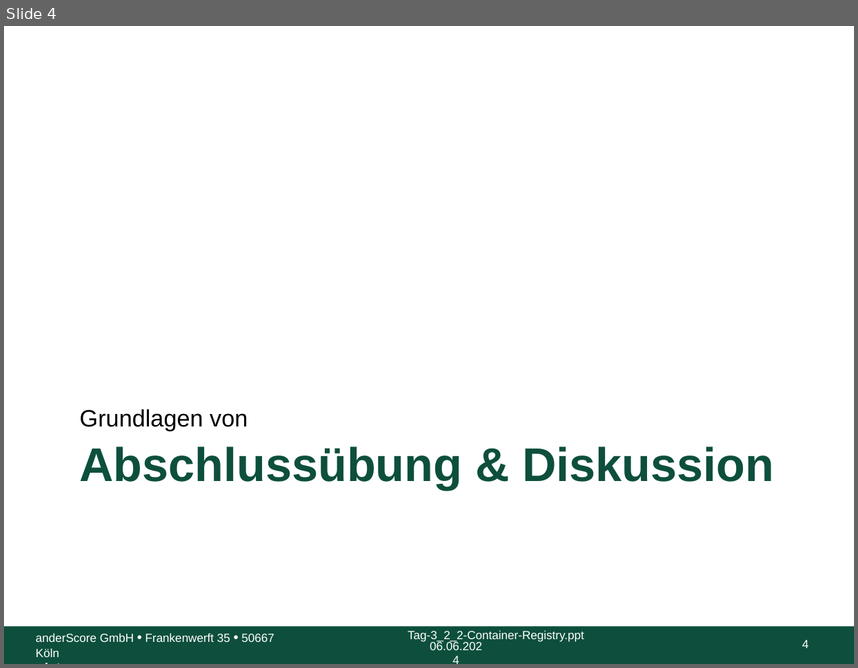
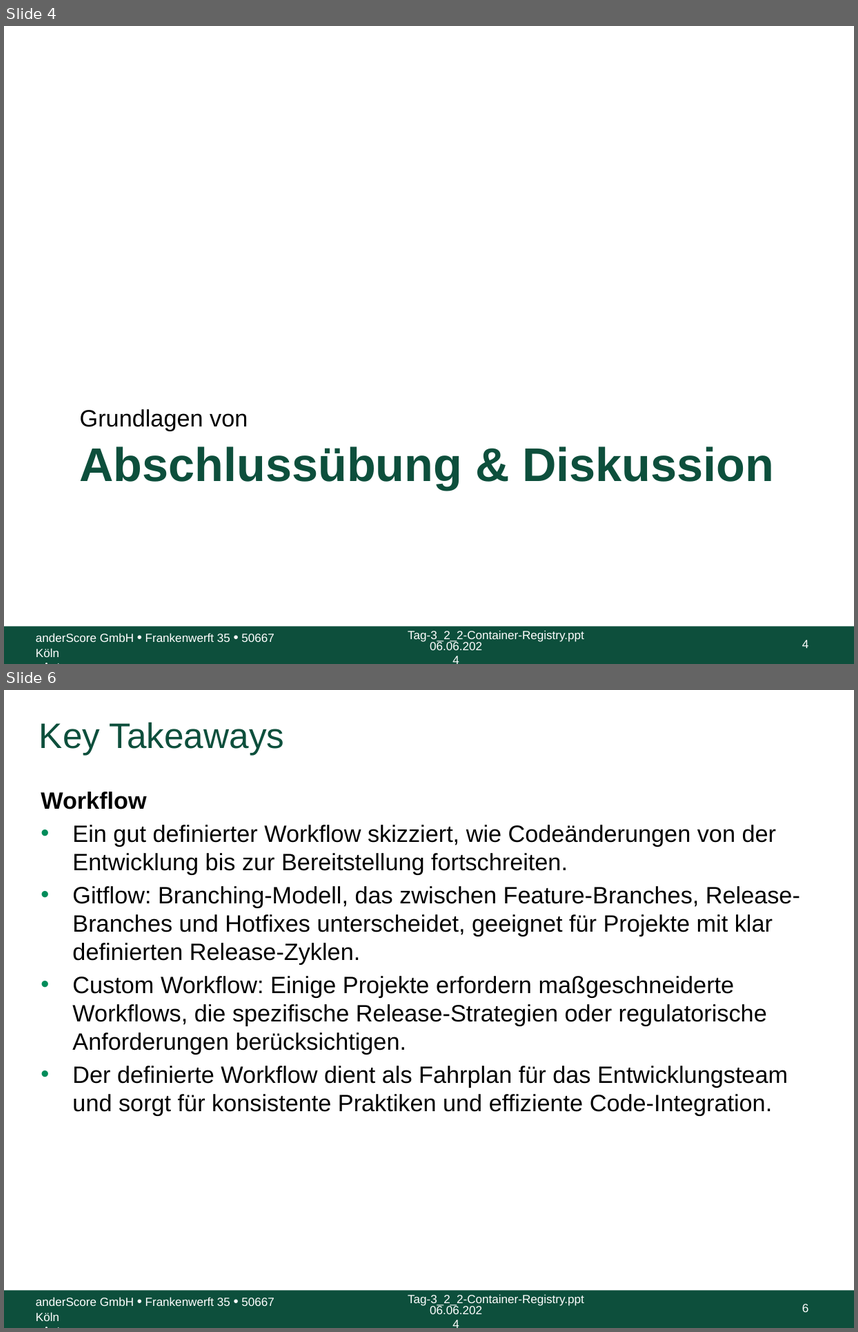
Before and after one commit to anderscore-gmbh/gitlab, a slide deck: slides/Tag-3_5-Abschluss.pptx. Shown one above the other, each under a label of ours: slide 4 before the commit, slides 4 and 6 after it; the slides between them are not shown. The pictures are 858x668 and 858x1332 pixels, drawn with LibreOffice and Linux fonts; fonts in the diff are those of the drawing; background and template pictures are left out. Boxes give left, top, right and bottom in pixels: in the first picture for what was removed or moved away, otherwise in the second. Text is boxed around its words. In the diff, an @@ line names an element or a change of style, - is before the commit and + after.

Commit message:
Key Takewaways zu: Workflow, Versionisierungsstrategie, CI, CD und Unterschied zw. CI & CD hinzugefügt

```diff
--- a/slides/Tag-3_5-Abschluss.pptx
+++ b/slides/Tag-3_5-Abschluss.pptx
@@ slide 6 added at box(4, 690, 854, 1328), background #FFFFFF; not listed: 5 template elements that a slide beside it also shows @@
@@ title added at box(39, 722, 285, 755), 30 pt, text #0D4F3C @@
+Key Takeaways
@@ text added at box(41, 791, 800, 1116), 20 pt, text #000000 @@
+Workflow
+• Ein gut definierter Workflow skizziert, wie Codeänderungen von der Entwicklung bis zur Bereitstellung fortschreiten.
+• Gitflow: Branching-Modell, das zwischen Feature-Branches, Release-Branches und Hotfixes unterscheidet, geeignet für Projekte mit klar definierten Release-Zyklen.
+• Custom Workflow: Einige Projekte erfordern maßgeschneiderte Workflows, die spezifische Release-Strategien oder regulatorische Anforderungen berücksichtigen.
+• Der definierte Workflow dient als Fahrplan für das Entwicklungsteam und sorgt für konsistente Praktiken und effiziente Code-Integration.
```
Also in this commit, not shown: 1 slide changed, 7 other slides added.
